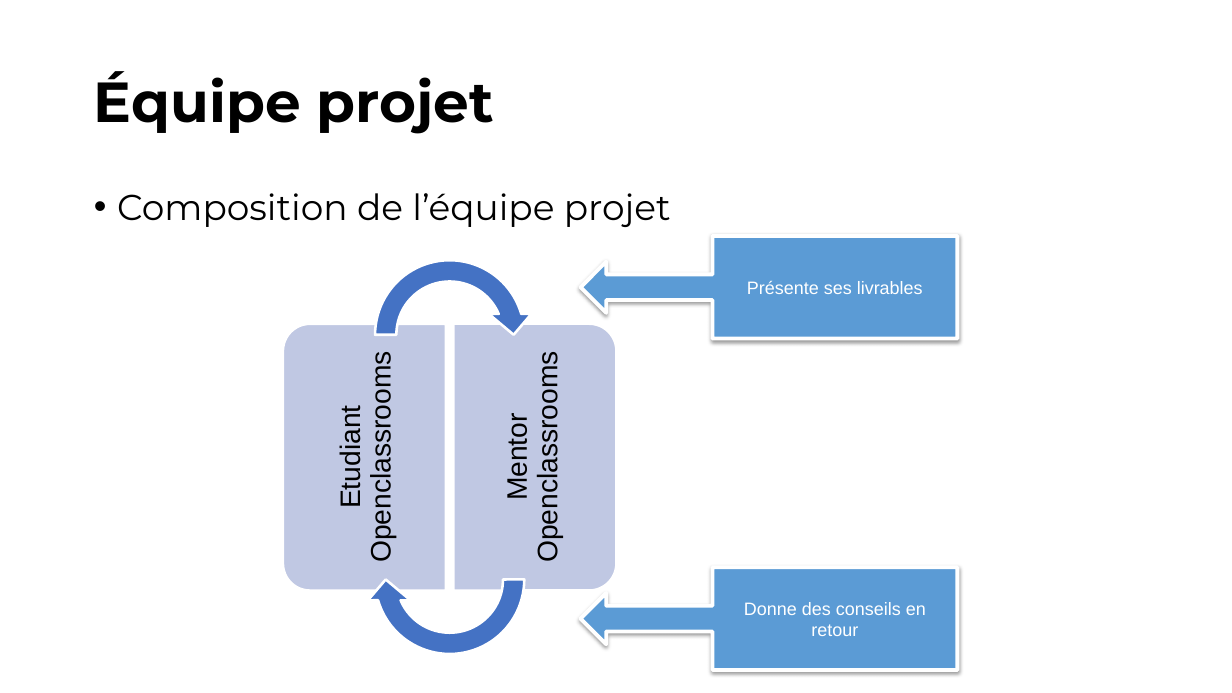
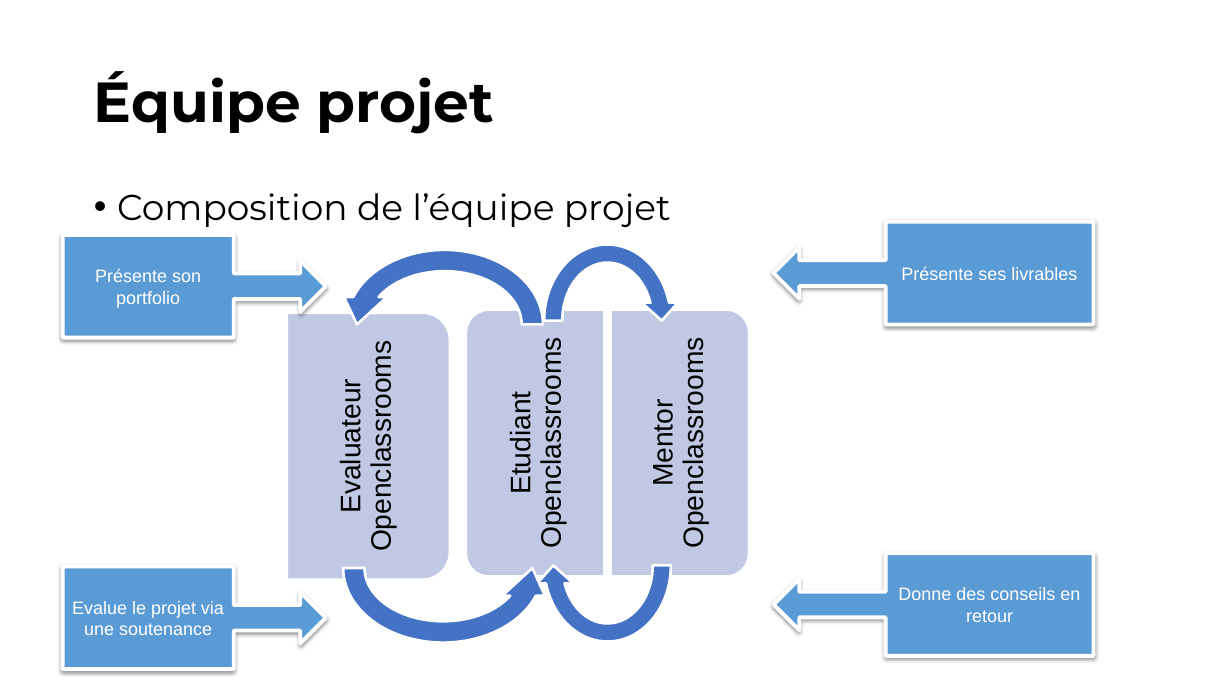
Before and after one commit to MarineM-git/Openclassrooms-BusinessIntelligenceAnalyst, a slide deck: slide 5 of Projet11/CahierDesCharges-fonctionnel.pptx. Drawn at 1232x693 pixels with LibreOffice and Linux fonts; fonts in the diff are those of the drawing. Boxes give left, top, right and bottom in pixels: in the first picture for what was removed or moved away, otherwise in the second. Text is boxed around its words. In the diff, an @@ line names an element or a change of style, - is before the commit and + after.

```diff
--- a/Projet11/CahierDesCharges-fonctionnel.pptx
+++ b/Projet11/CahierDesCharges-fonctionnel.pptx
@@ left arrow callout added at bbox=[63, 235, 326, 337], fill #5B9BD5, outline #FFFFFF 3 pt, 14 pt, text #FFFFFF @@
+Présente son portfolio
@@ circular arrow: place and size @@
-circular arrow at bbox=[364, 250, 535, 421]
+circular arrow at bbox=[335, 239, 554, 410]
@@ circular arrow at bbox=[335, 239, 554, 410]: mirrored @@
@@ circular arrow added at bbox=[535, 236, 680, 407], fill #4472C4, outline #FFFFFF 2 pt @@
@@ left arrow callout "Présente ses livrables": place and size @@
-left arrow callout "Présente ses livrables" at bbox=[580, 236, 958, 338]
+left arrow callout "Présente ses livrables" at bbox=[774, 222, 1093, 324]
@@ round same rect at bbox=[287, 313, 450, 580]: rotation 270 to 90 degrees @@
@@ round same rect at bbox=[466, 310, 605, 577]: rotation 90 to 270 degrees @@
@@ text "Etudiant Openclassrooms": place and size @@
-text "Etudiant Openclassrooms" at bbox=[335, 372, 397, 555]
+text "Etudiant Openclassrooms" at bbox=[505, 358, 567, 541]
@@ round same rect added at bbox=[610, 310, 749, 577], fill #C1C9E4, outline #FFFFFF 2 pt @@
@@ text "Mentor Openclassrooms": place and size @@
-text "Mentor Openclassrooms" at bbox=[501, 372, 564, 555]
+text "Mentor Openclassrooms" at bbox=[647, 358, 709, 541]
@@ text added at bbox=[335, 361, 397, 544], 22 pt, text #000000 @@
+Evaluateur Openclassrooms
@@ circular arrow at bbox=[333, 482, 554, 653]: mirrored @@
@@ circular arrow: place and size @@
-circular arrow at bbox=[364, 494, 535, 665]
+circular arrow at bbox=[333, 482, 554, 653]
@@ circular arrow added at bbox=[535, 481, 680, 652], fill #4472C4, outline #FFFFFF 2 pt @@
@@ left arrow callout added at bbox=[63, 567, 326, 669], fill #5B9BD5, outline #FFFFFF 3 pt, 14 pt, text #FFFFFF @@
+Evalue le projet via une soutenance
@@ left arrow callout "Donne des conseils en retour": place and size @@
-left arrow callout "Donne des conseils en retour" at bbox=[580, 567, 958, 670]
+left arrow callout "Donne des conseils en retour" at bbox=[774, 554, 1093, 656]
```
